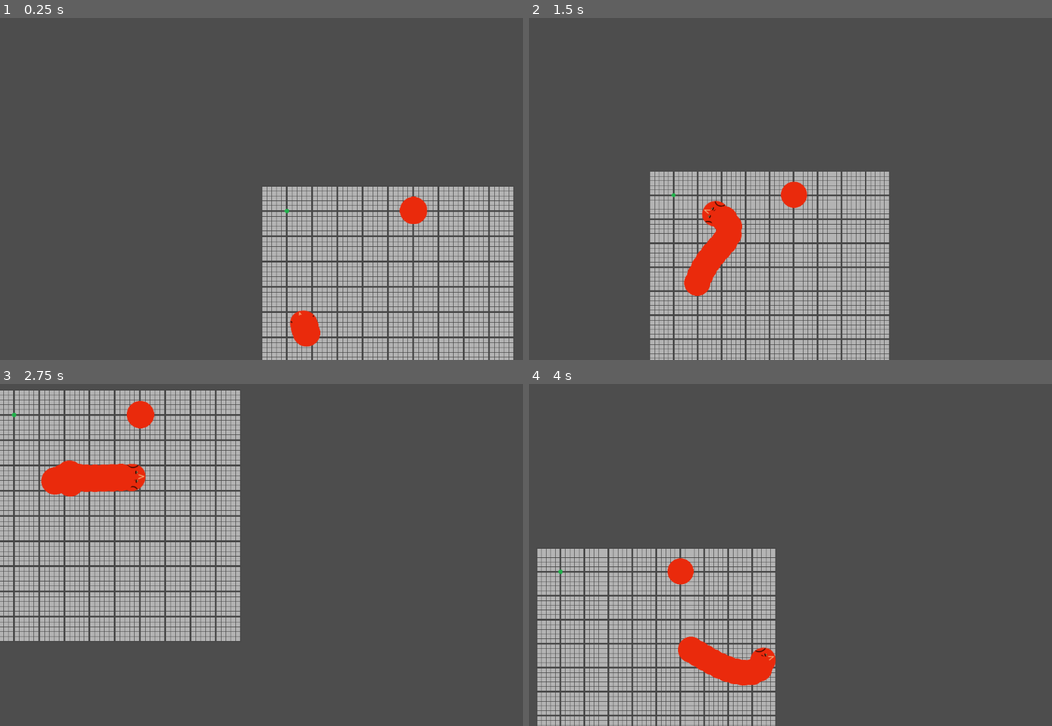
Above: before the commit, frames 1-4 (two rows, left to right).
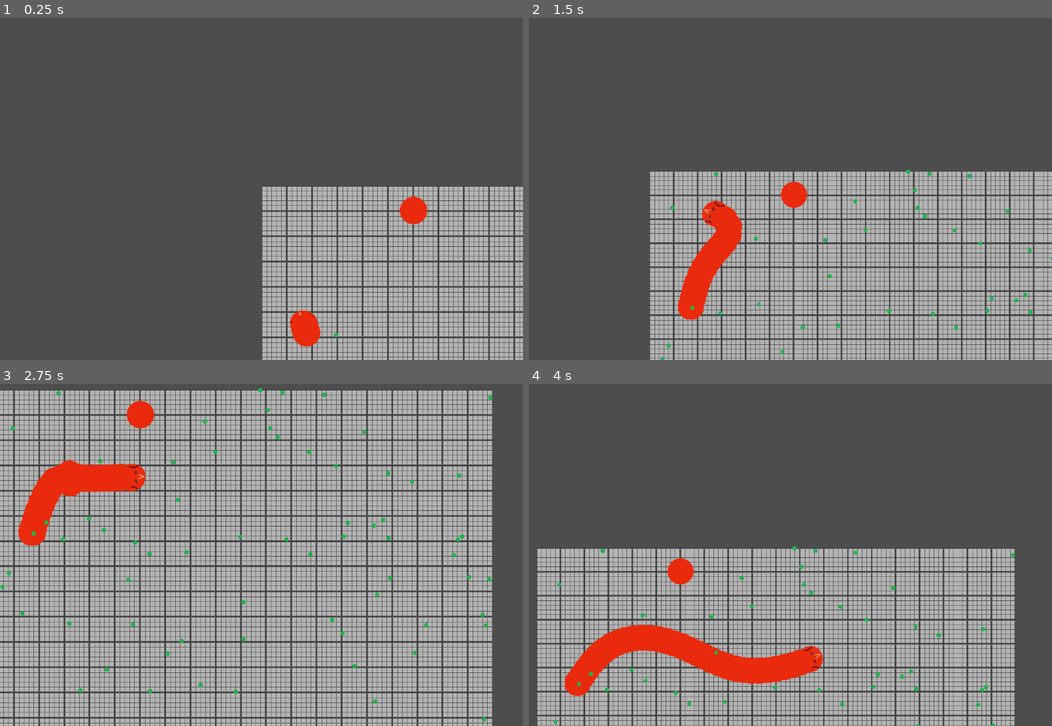
Above: after the commit, the same moments.

Repository: ficova174/SnakeEvolution
Game: Godot game, scene res://scenes/world.tscn
The game is run twice, just before and just after one commit, with the same random seed, the same clock (stepped at 60 frames per second) and the same inputs.
Inputs (mouse positions are in pixels of both pictures, inside the frame that each line leads up to):
- Up to frame 1 (0.25 s): no input
- Up to frame 2 (1.5 s): move the mouse to (905, 168) at 0.52 s; hold D (right) 0.53-1.28 s; hold Space (dash) 0.53-1.28 s; move the mouse to (685, 202) at 1.27 s; hold S (down) from 1.28 s (still down); tap Mouse wheel up (zoom_in) at 1.35 s
- Up to frame 3 (2.75 s): move the mouse to (313, 476) at 2.02 s; release S (down) at 2.03 s; hold D (right) from 2.03 s (still down); tap Mouse wheel down (zoom_out) at 2.1 s
- Up to frame 4 (4 s): move the mouse to (764, 619) at 2.77 s; release D (right) at 2.78 s; hold Up (up) 2.78-3.53 s; tap Space (dash) at 2.85 s; move the mouse to (947, 602) at 3.52 s; hold A (left) from 3.53 s (still down); tap Mouse wheel up (zoom_in) at 3.6 s

The runs differ from the first frame. In frame 1, 0.7% of the frame differs, in the area x 54-100%, y 49-100%; in frame 2, 14%; in frame 3, 46%, in the area x 0-95%, y 1-100%; in frame 4, 21%.

Commit message:
Spawn food

Diff:
--- a/scenes/player.tscn
+++ b/scenes/player.tscn
@@ -16,6 +16,7 @@
 script = ExtResource("1_i3pqv")
 genome = ExtResource("2_qhqgy")
 segment_scene = ExtResource("3_qlg0r")
+mass = 100
 
 [node name="Head" type="CharacterBody2D" parent="." unique_id=1346012267]
 collision_layer = 2
--- a/scenes/world.tscn
+++ b/scenes/world.tscn
@@ -5,7 +5,6 @@
 [ext_resource type="Script" uid="uid://dkegfiknufng6" path="res://scripts/map.gd" id="2_fj7yv"]
 [ext_resource type="Script" uid="uid://btj35ppqpy6po" path="res://scripts/camera_world.gd" id="3_tlwt5"]
 [ext_resource type="PackedScene" uid="uid://crtu12uxe0amb" path="res://scenes/player.tscn" id="5_036b0"]
-[ext_resource type="PackedScene" uid="uid://b78flgmvjdua6" path="res://scenes/food.tscn" id="6_dwbse"]
 [ext_resource type="PackedScene" uid="uid://csekubfxstp2" path="res://scenes/body_segment.tscn" id="6_qfnet"]
 
 [sub_resource type="WorldBoundaryShape2D" id="WorldBoundaryShape2D_qfnet"]
@@ -21,6 +20,8 @@
 region_enabled = true
 region_rect = Rect2(0, 0, 10000, 10000)
 script = ExtResource("2_fj7yv")
+width = 20
+height = 20
 
 [node name="Camera2D" type="Camera2D" parent="." unique_id=674570870]
 limit_enabled = false
@@ -48,8 +49,5 @@
 [node name="Player" parent="." unique_id=1069072818 instance=ExtResource("5_036b0")]
 position = Vector2(100, 327)
 
-[node name="Food" parent="." unique_id=2091610270 instance=ExtResource("6_dwbse")]
-position = Vector2(58, 58)
-
 [node name="BodySegment" parent="." unique_id=138247407 instance=ExtResource("6_qfnet")]
 position = Vector2(349, 57)
--- a/scripts/map.gd
+++ b/scripts/map.gd
@@ -2,8 +2,8 @@
 
 
 const CELL_SIZE: int = 58
-var width: int = 10
-var height: int = 10
+@export var width: int = 10
+@export var height: int = 10
 
 
 func _ready() -> void:
--- a/scripts/player.gd
+++ b/scripts/player.gd
@@ -5,7 +5,7 @@
 @export var genome: Genome
 @export var segment_scene: PackedScene
 
-@export var mass: float = 10.0
+@export var mass: int = 10
 var speed: float
 @export var rotation_speed: float
 var body_segments: Array[BodySegment]
--- a/scripts/world.gd
+++ b/scripts/world.gd
@@ -5,8 +5,20 @@
 @onready var right_border = $Borders/RightBorder
 
 @onready var map = $MapSprite2D
+@onready var food_scene: PackedScene = preload("res://scenes/food.tscn")
+
+var max_food: int = 100
+var food_quantity: int = 0
 
 
 func _ready() -> void:
 	down_border.position = Vector2.DOWN * map.CELL_SIZE * map.height
 	right_border.position = Vector2.RIGHT * map.CELL_SIZE * map.width
+
+func _physics_process(_delta: float) -> void:
+	if food_quantity < max_food:
+		var food: Food = food_scene.instantiate()
+		food.position[0] = randf_range(0.0, map.width * map.CELL_SIZE)
+		food.position[1] = randf_range(0.0, map.height * map.CELL_SIZE)
+		add_child(food)
+		food_quantity += 1
